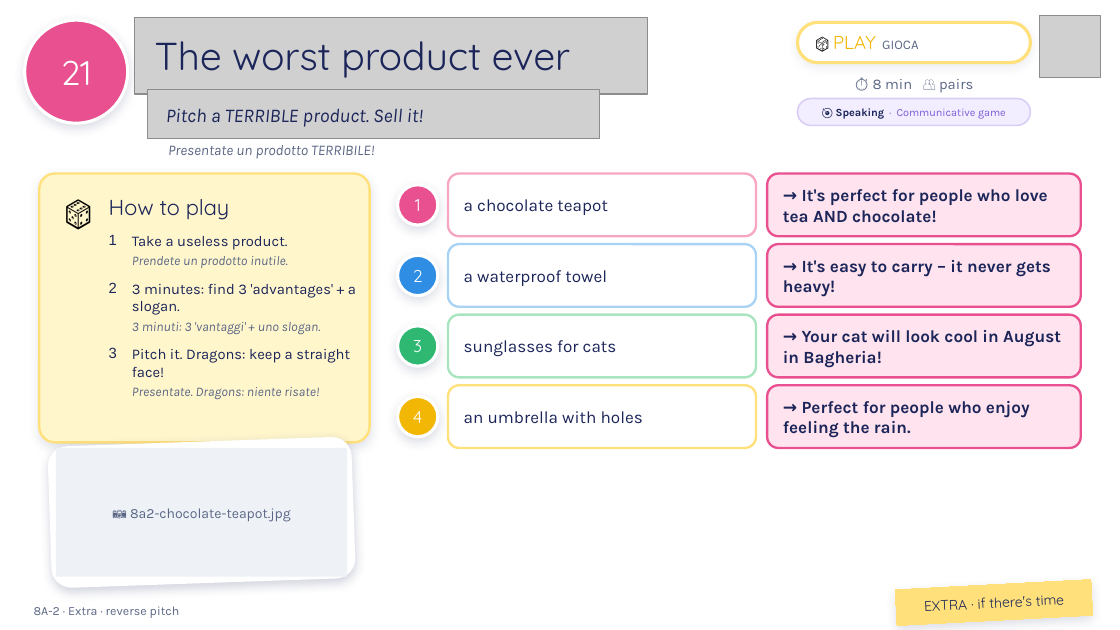
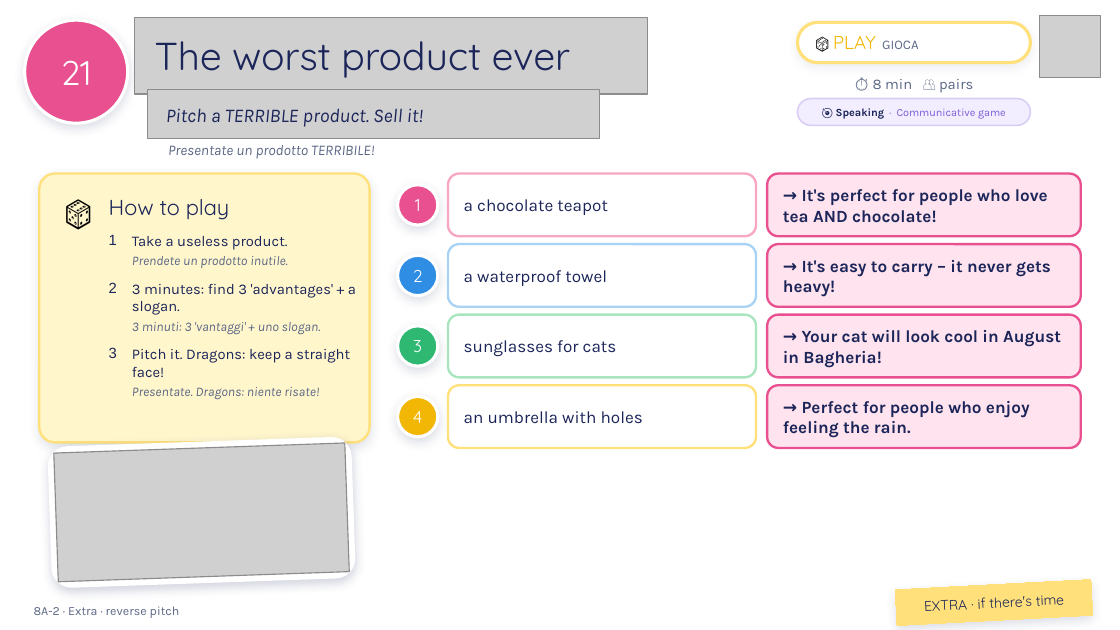
Before and after one commit to londonlanguageschool/Bagheria-, a slide deck: slide 21 of materials/B1/B1_8A-2_The_right_job_for_you.pptx. Drawn at 1120x630 pixels with LibreOffice and Linux fonts; fonts in the diff are those of the drawing; grey boxes stand for pictures; background and template pictures are left out. Boxes give left, top, right and bottom in pixels: in the first picture for what was removed or moved away, otherwise in the second. Text is boxed around its words. In the diff, an @@ line names an element or a change of style, - is before the commit and + after.

```diff
--- a/materials/B1/B1_8A-2_The_right_job_for_you.pptx
+++ b/materials/B1/B1_8A-2_The_right_job_for_you.pptx
@@ picture added at <box>54,443,349,582</box> @@
@@ rectangle removed at <box>56,448,347,577</box> @@
-📷 8a2-chocolate-teapot.jpg
```
Also in this commit, not shown: 14 other slides changed, 1 other file.
